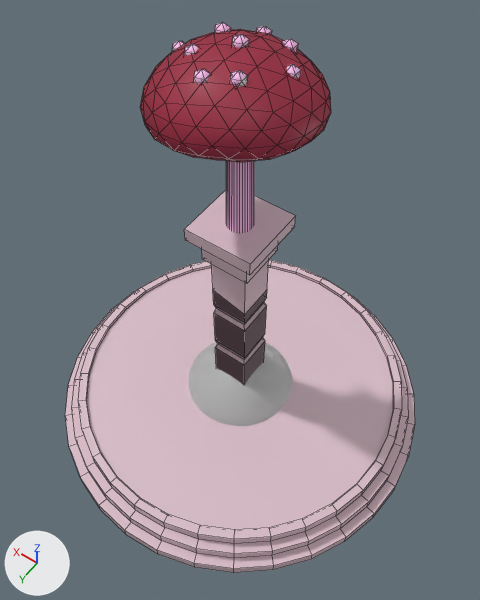
An edit to the Blender file Blender/AncientStuctures.blend, drawn before and after from the same camera.
The view is the same before and after, from a 50 mm camera at (-3.43, 4.8, 10.17) aimed at (-0.07, 0.1, 2.78). Every picture has the same lights, and +X, +Y and +Z are marked at lower left. Mesh edges are drawn as thin lines on the coarser meshes.

The scene before the commit, as lines of its bpy script (objects in view):
```python
me_cube_001 = bpy.data.meshes.new('Cube.001')
me_cube_001.from_pydata(...)  # 72 vertices, 70 faces; spans x -1.0..1.0, y -1.0..1.0, z -1.0..42.0
me_cube_001.materials.append(mat_yes)  # picture img_yes_diffuse_png
me_cylinder_002 = bpy.data.meshes.new('Cylinder.002')
me_cylinder_002.from_pydata(...)  # 288 vertices, 258 faces; spans x -3.0..3.0, y -3.0..3.0, z -0.1..0.5
me_cylinder_002.materials.append(mat_yes)  # picture img_yes_diffuse_png
me_icosphere_003 = bpy.data.meshes.new('Icosphere.003')
me_icosphere_003.from_pydata(...)  # an icosphere of 320 faces spanning x -1.0..1.0, y -1.0..1.0, z -1.0..1.0
me_icosphere_003.polygons.foreach_set('use_smooth', [True] * 320)
ob_circlebase = bpy.data.objects.new('CircleBase', me_cylinder_002)
ob_circlebase.location = (0.0, 0.0, 0.0)
ob_cube_001 = bpy.data.objects.new('Cube.001', me_cube_001)
ob_cube_001.location = (0.0, 0.0, 0.0)
ob_cube_001.scale = (0.5, 0.5, 0.1)
ob_icosphere_003 = bpy.data.objects.new('Icosphere.003', me_icosphere_003)
ob_icosphere_003.location = (0.0, 0.0, 0.0)
_m = ob_icosphere_003.modifiers.new('Subdivision', 'SUBSURF')
# also in view: 'Icosphere.023' at (0.05, 0.0, 3.37)
```
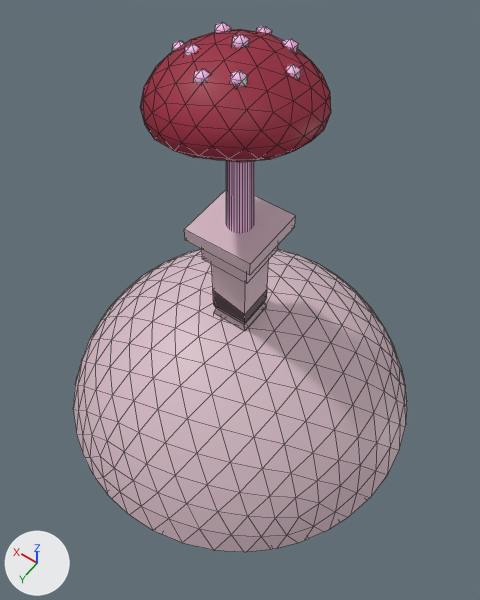
What changed in the scene script:
```text
Add me_icosphere_027:
    me_icosphere_027.from_pydata(...)  # 476 vertices, 625 faces; spans x -2.82..2.82, y -2.82..2.82, z 0.82..2.94
    me_icosphere_027.materials.append(mat_yes)  # picture img_yes_diffuse_png
Change ob_circlebase:
    add ob_circlebase.hide_set(True)
Add ob_icosphere_014:
    ob_icosphere_014 = bpy.data.objects.new('Icosphere.014', me_icosphere_027)
    ob_icosphere_014.location = (0.0, 0.0, -0.52)
```

Location of each change, (x1, y1, x2, y2) in pixels of the pictures (480 x 600 px):
'Icosphere.014', added: after (73, 248, 407, 552)
'CircleBase', hidden: before (65, 260, 415, 573)
'Icosphere.003', unchanged, covered by the edit: before (189, 342, 292, 426)
